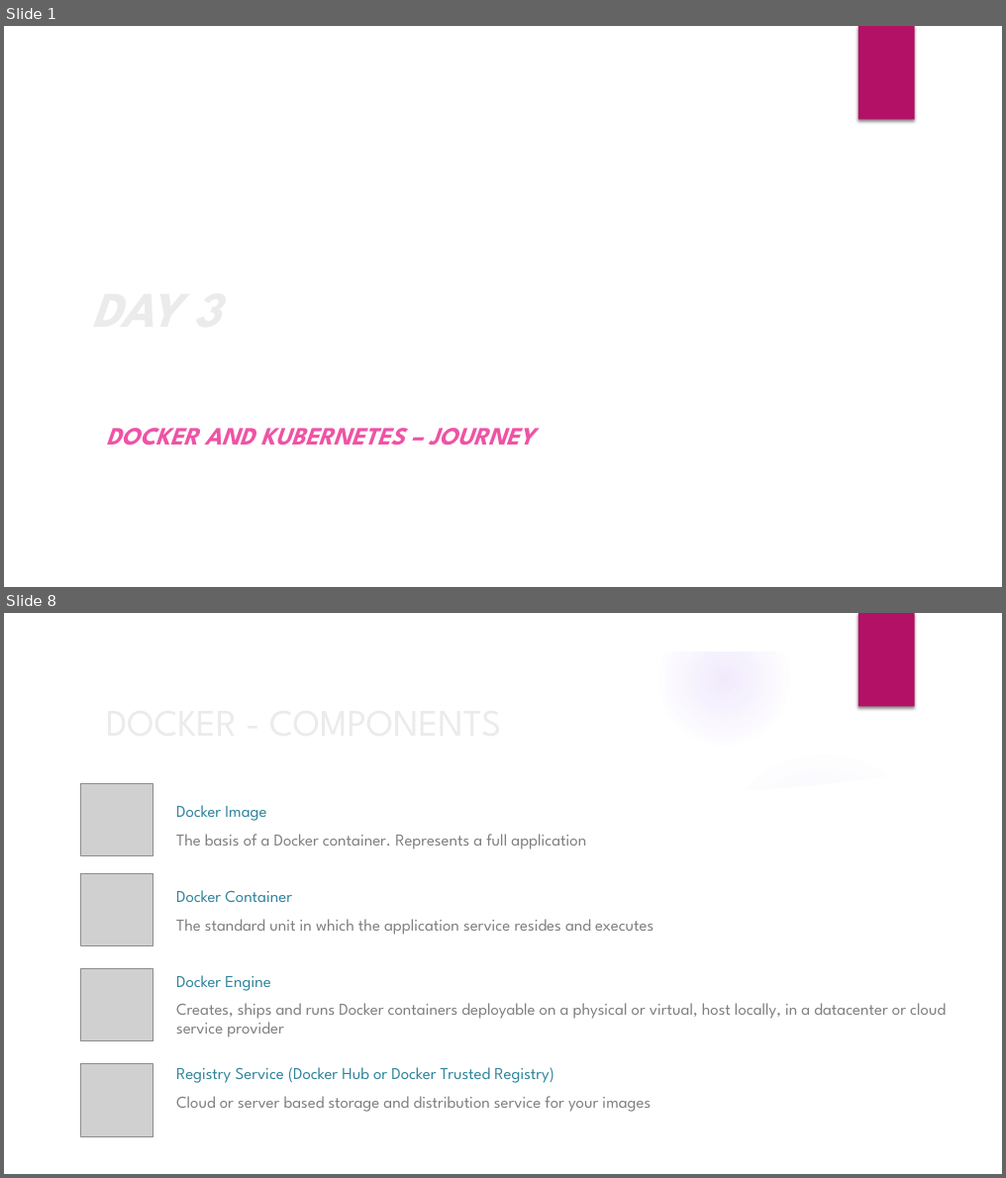
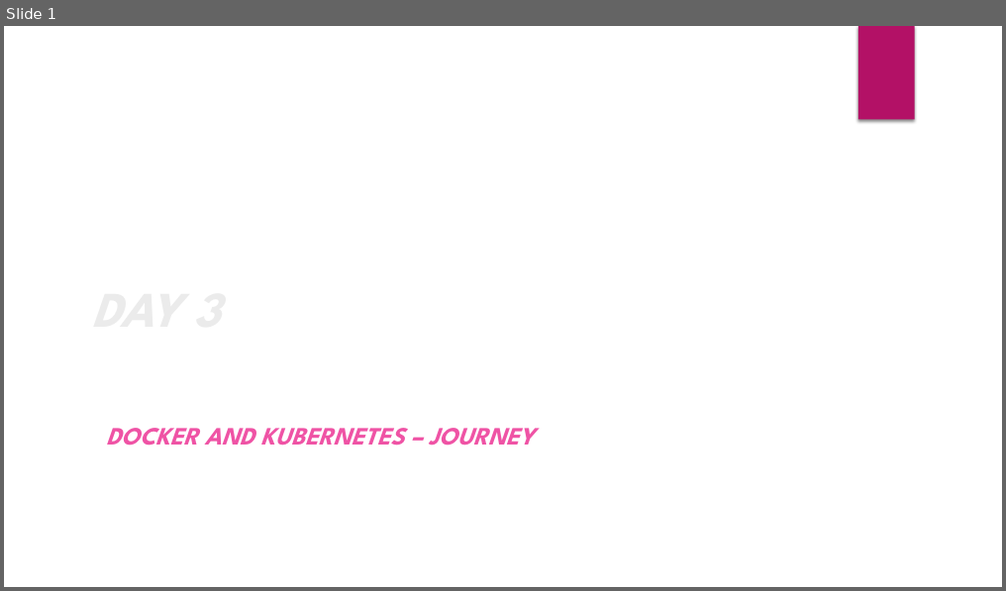
Before and after one commit to deepkumartraining/docker-k8s-April23, a slide deck: Day3/DockerAndKubernetes_Training-day3.pptx. Shown one above the other, each under a label of ours: slides 1 and 8 before the commit, slide 1 after it; the slides between them are not shown. The pictures are 1006x1178 and 1006x591 pixels, drawn with LibreOffice and Linux fonts; fonts in the diff are those of the drawing; grey boxes stand for pictures; background and template pictures are left out. Boxes give left, top, right and bottom in pixels: in the first picture for what was removed or moved away, otherwise in the second. Text is boxed around its words. In the diff, an @@ line names an element or a change of style, - is before the commit and + after.

```diff
--- a/Day3/DockerAndKubernetes_Training-day3.pptx
+++ b/Day3/DockerAndKubernetes_Training-day3.pptx
@@ slide 8 removed at (4,613,1002,1174), background picture (left out); not listed: 1 template element that a slide beside it also shows @@
@@ group removed at (4,613,1002,1174): 5 ellipses, 3 freeform shapes @@
@@ picture removed at (80,783,152,857) @@
@@ text removed at (176,806,945,1112) @@
-Docker Image
-The basis of a Docker container. Represents a full application
-Docker Container
-The standard unit in which the application service resides and executes
-Docker Engine
-Creates, ships and runs Docker containers deployable on a physical or virtual, host locally, in a datacenter or cloud service provider
-Registry Service (Docker Hub or Docker Trusted Registry)
-Cloud or server based storage and distribution service for your images
@@ title removed at (176,805,221,817) @@
-DOCKER - COMPONENTS
@@ picture removed at (80,873,152,947) @@
@@ picture removed at (80,968,152,1042) @@
@@ picture removed at (80,1064,152,1137) @@
```
Also in this commit, not shown: 2 slides changed, 11 other slides removed, 3 other files.
